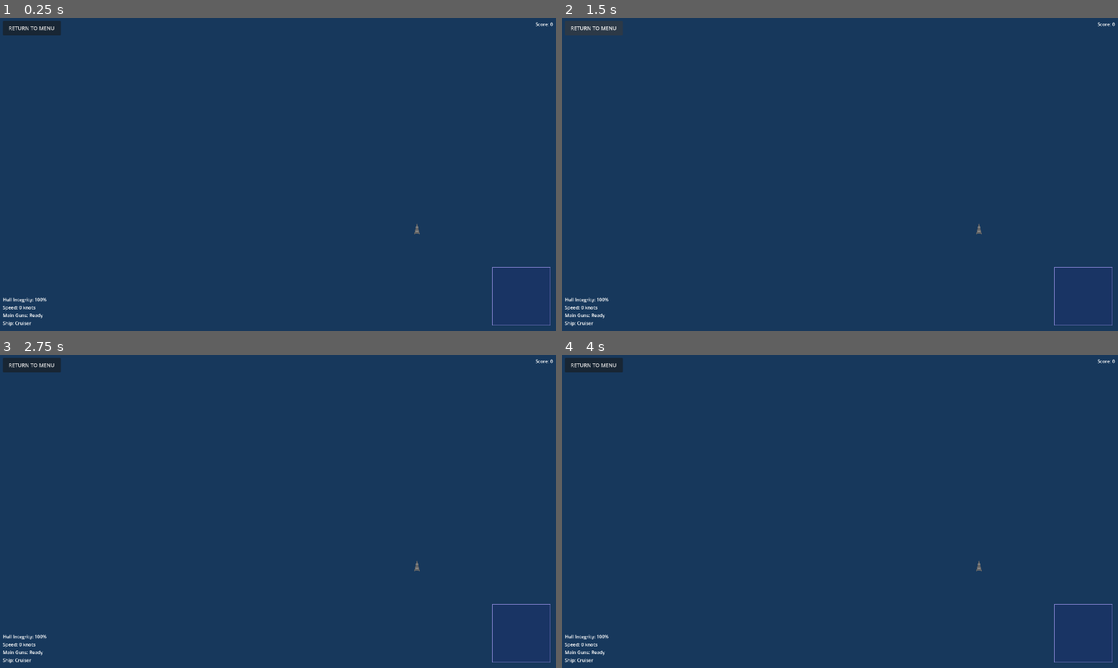
Above: before the commit, frames 1-4 (two rows, left to right).
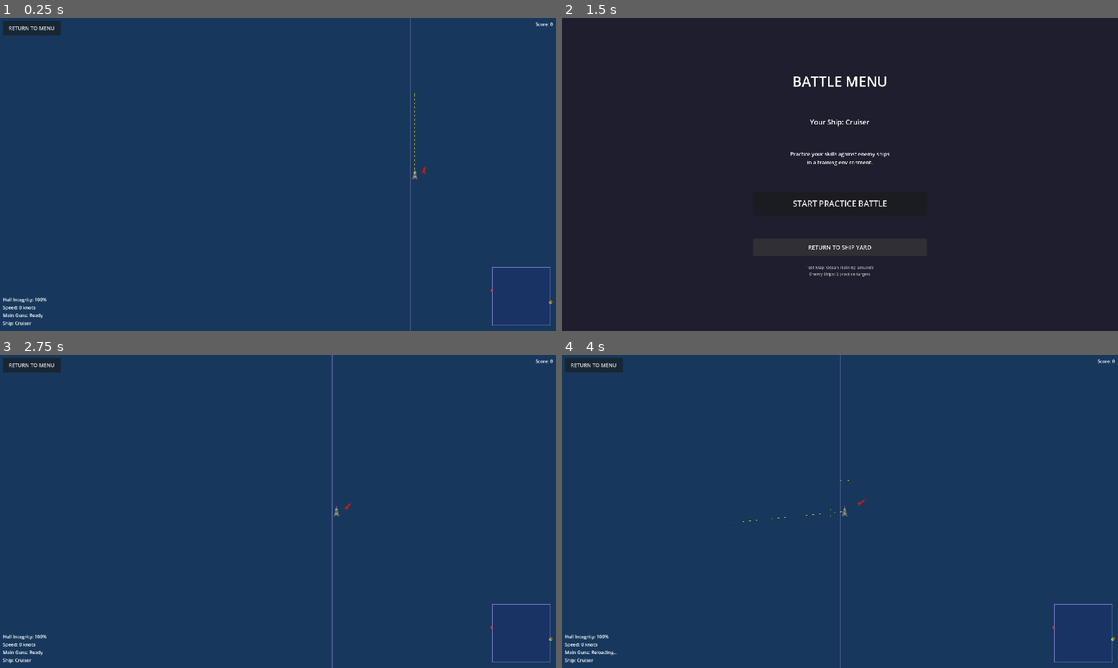
Above: after the commit, the same moments.

Repository: Hellboy20151011/Navalwars
Game: Godot game, scene res://scenes/main.tscn
Two runs of this game, one before a commit and one after it. Both use one fixed random seed, a clock stepped at 60 frames per second and the inputs below. This scene is started directly instead of the project's main scene.
Inputs (mouse positions are in pixels of both pictures, inside the frame that each line leads up to):
- Up to frame 1 (0.25 s): no input
- Up to frame 2 (1.5 s): tap Enter at 0.5 s; move the mouse to (962, 158) at 0.52 s; hold D (turn_right) 0.53-1.25 s; tap Space (fire_main_guns) at 0.6 s; click (962, 158) at 0.67 s; click "RETURN TO MENU" at 1.25 s
- Up to frame 3 (2.75 s): click (278, 539) at 2 s, where only the run after the commit has a clickable "START PRACTICE BATTLE"
- Up to frame 4 (4 s): drag from (728, 527) to (812, 574) at 2.77 s; move the mouse to (895, 442) at 3.52 s; hold D (turn_right) from 3.53 s (still down); hold Right mouse button (fire_secondary_guns) from 3.53 s (still down); tap Space (fire_main_guns) at 3.8 s

The runs differ from the first frame. In frame 1, 0.2% of the frame differs, in the area x 73-100%, y 0-100%; in frame 2, 100%, in the area x 0-100%, y 0-100%; in frame 3, 0.3%; in frame 4, 0.2%.
Error before the commit: Parse Error: Cannot infer the type of "speed_factor" variable because the value doesn't have a set type. (res://scripts/ship.gd:171)

Commit message:
Fix type inference errors for speed_factor and disp in ship.gd
Co-authored-by: Hellboy20151011 <189905498+Hellboy20151011@users.noreply.github.com>

Diff:
--- a/scripts/ship.gd
+++ b/scripts/ship.gd
@@ -168,8 +168,8 @@
 	var gun_drag := class_data.main_gun_drag if class_data else 0.0
 	# Dispersion increases slightly when the ship is moving fast
 	var base_disp := class_data.main_gun_dispersion if class_data else 0.017
-	var speed_factor := abs(current_speed) / max_speed if max_speed > 0.0 else 0.0
-	var disp := base_disp * (1.0 + 0.5 * speed_factor)
+	var speed_factor: float = abs(current_speed) / max_speed if max_speed > 0.0 else 0.0
+	var disp: float = base_disp * (1.0 + 0.5 * speed_factor)
 	var gun_arc := class_data.main_gun_arc_height if class_data else 60.0
 
 	# Create main gun projectiles (front and rear turrets)
